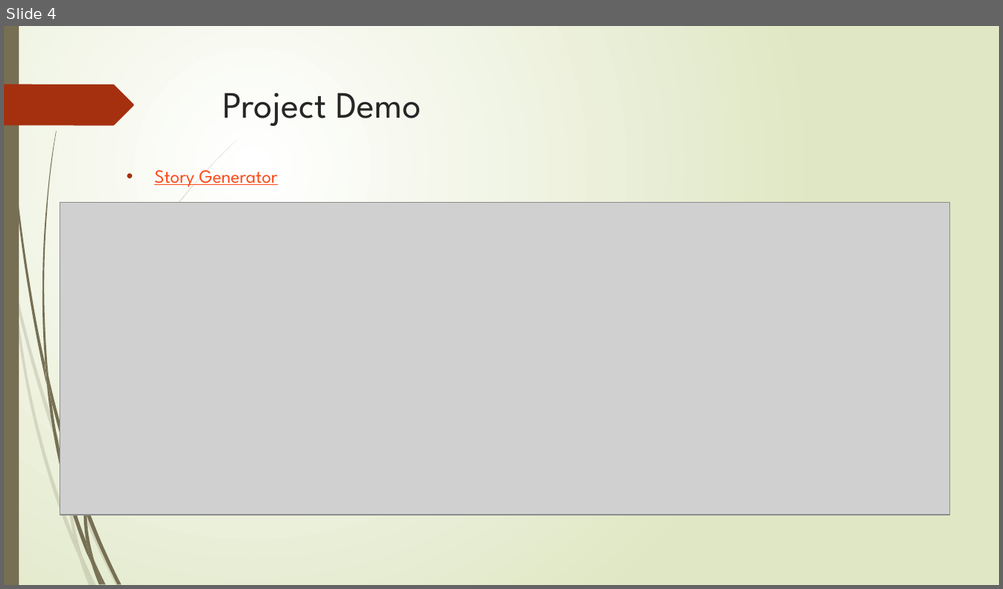
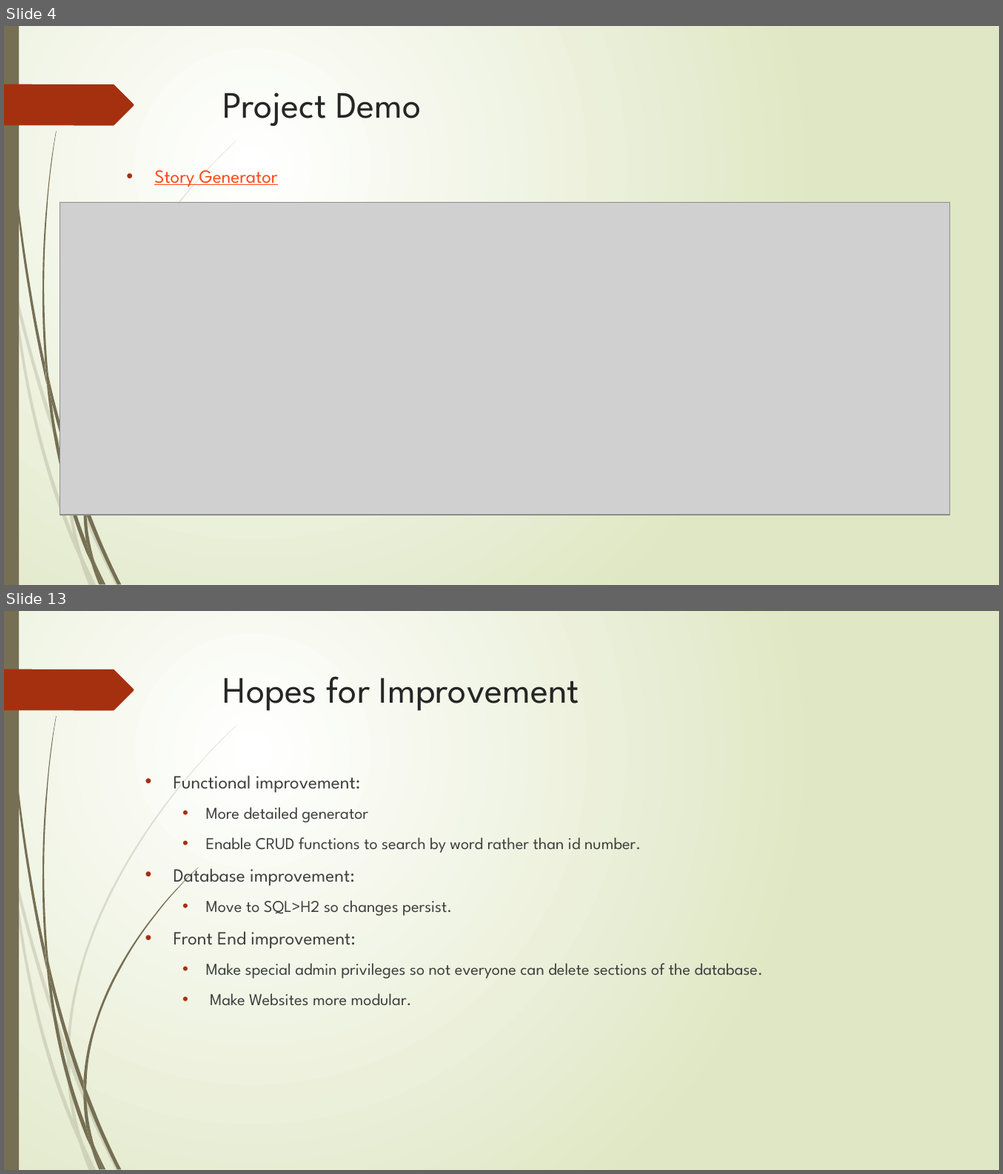
Before and after one commit to RM147/StoryGen, a slide deck: Project Presentation.pptx. Shown one above the other, each under a label of ours: slide 4 before the commit, slides 4 and 13 after it; the slides between them are not shown. The pictures are 1003x589 and 1003x1174 pixels, drawn with LibreOffice and Linux fonts; fonts in the diff are those of the drawing; grey boxes stand for pictures. Boxes give left, top, right and bottom in pixels: in the first picture for what was removed or moved away, otherwise in the second. Text is boxed around its words. In the diff, an @@ line names an element or a change of style, - is before the commit and + after.

```diff
--- a/Project Presentation.pptx
+++ b/Project Presentation.pptx
@@ slide 13 added at box(4, 611, 999, 1170), background gradient #FFFFFF to #DFE8C4; not listed: 22 template elements that a slide beside it also shows @@
@@ title added at box(223, 676, 580, 711), 36 pt, text #262626 @@
+Hopes for Improvement
@@ text added at box(173, 775, 762, 1006), 16 pt, text #404040 @@
+• Functional improvement:
+  • More detailed generator
+  • Enable CRUD functions to search by word rather than id number.
+• Database improvement:
+  • Move to SQL>H2 so changes persist.
+• Front End improvement:
+  • Make special admin privileges so not everyone can delete sections of the database.
+  • Make Websites more modular.
@@ freeform shape added at box(83, 868, 198, 1089), fill #766F54 @@
@@ freeform shape added at box(67, 1048, 70, 1066), fill #766F54 at 20% opacity @@
```
Also in this commit, not shown: 8 slides changed, 3 other slides added, 2 slides removed.
